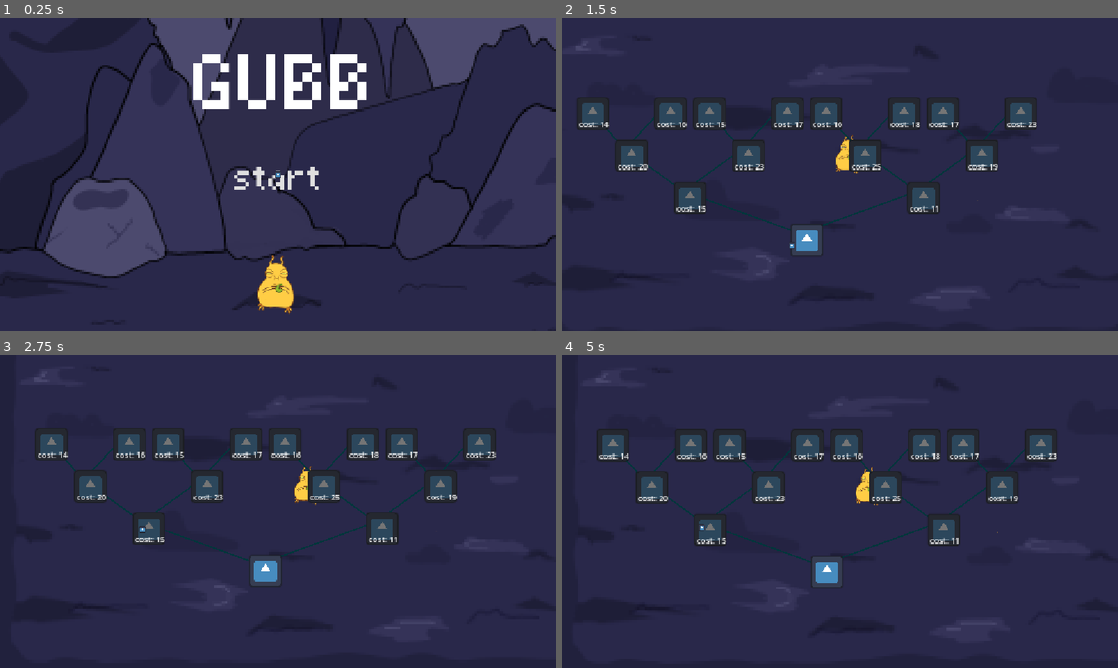
Above: before the commit, frames 1-4 (two rows, left to right).
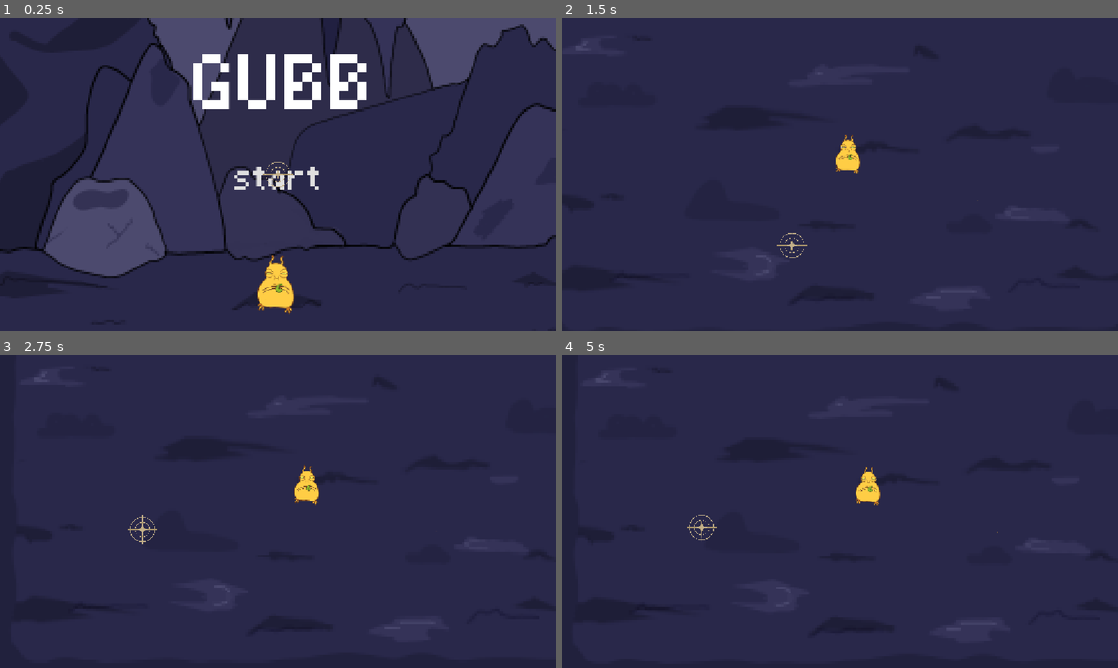
Above: after the commit, the same moments.

Repository: KittyNinjakato/Teenager-Game-Jam
Game: Godot game, scene res://scenes/start menu.tscn
Two runs of this game, one before a commit and one after it. Both use one fixed random seed, a clock stepped at 60 frames per second and the inputs below. The engine's default icon, where the game draws it, is replaced by a stand-in: a white triangle on a blue panel in a dark square.
Inputs (mouse positions are in pixels of both pictures, inside the frame that each line leads up to):
- Up to frame 1 (0.25 s): no input
- Up to frame 2 (1.5 s): click "start" at 0.5 s; click (789, 246) at 1.25 s, where only the run before the commit has a clickable "cost: 0"
- Up to frame 3 (2.75 s): click (144, 530) at 2 s, where only the run before the commit has a clickable "cost: 15"
- Up to frame 4 (5 s): click (945, 527) at 2.75 s, where only the run before the commit has a clickable "cost: 11"; click (778, 570) at 3.5 s, where only the run before the commit has a clickable "cost: 0"; click (701, 527) at 4.25 s, where only the run before the commit has a clickable "cost: 15"

The runs differ from the first frame. In frame 1, less than 0.1% of the frame differs, in the area x 47-53%, y 46-54%; in frame 2, 8.6%; in frame 3, 8.7%; in frame 4, 8.7%, in the area x 6-89%, y 23-75%.

Commit message:
Wave the trees goodbye mice
I moved the skill tree to a separate scene then I made it so when the wave ends it goes onto the skill tree then it moves onto the next wave no bugs so far :) added in the custom cursor

Diff:
--- a/just-a-lil-guy/scenes/game.tscn
+++ b/just-a-lil-guy/scenes/game.tscn
@@ -3,7 +3,6 @@
 [ext_resource type="Script" uid="uid://dxeq2fyn2fpnv" path="res://scrips/game_manager.gd" id="1_lnu2h"]
 [ext_resource type="PackedScene" uid="uid://bkfqgclfoiekq" path="res://scenes/lil_guy.tscn" id="1_uwrxv"]
 [ext_resource type="PackedScene" uid="uid://bvlmnjxvei21u" path="res://scenes/mouse.tscn" id="4_lbhrr"]
-[ext_resource type="PackedScene" uid="uid://dcwe737tdj77v" path="res://scenes/skill_tree_ui.tscn" id="5_iywne"]
 [ext_resource type="Texture2D" uid="uid://cndea4bvxmbkd" path="res://sprites/Backround.webp" id="6_p57ef"]
 [ext_resource type="Script" uid="uid://ct8iulp3cut4d" path="res://scrips/enemy_spawner.gd" id="6_u5sy4"]
 
@@ -35,10 +34,6 @@
 z_index = 15
 position = Vector2(605, 327)
 
-[node name="Skill_tree" parent="." unique_id=1363677048 instance=ExtResource("5_iywne")]
-z_index = 6
-scale = Vector2(0.84000015, 0.84000015)
-
 [node name="Background" type="Sprite2D" parent="." unique_id=2134358458]
 z_index = -1000
 position = Vector2(570, 330)
--- a/just-a-lil-guy/scenes/mouse.tscn
+++ b/just-a-lil-guy/scenes/mouse.tscn
@@ -1,10 +1,10 @@
 [gd_scene format=3 uid="uid://bvlmnjxvei21u"]
 
 [ext_resource type="Script" uid="uid://d167xkjq1sc7x" path="res://scrips/mouse (2).gd" id="1_ouscy"]
-[ext_resource type="Texture2D" uid="uid://co4q240n8twch" path="res://icon.svg" id="1_xa71f"]
+[ext_resource type="Texture2D" uid="uid://3fshb30grvyq" path="res://sprites/Untitled27_20260824152422 (1).png" id="1_xa71f"]
 
 [node name="Sprite2D" type="Sprite2D" unique_id=851941238]
-scale = Vector2(0.1, 0.1)
+scale = Vector2(0.03, 0.03)
 texture = ExtResource("1_xa71f")
 script = ExtResource("1_ouscy")
 
--- a/just-a-lil-guy/scenes/skill_tree_ui.tscn
+++ b/just-a-lil-guy/scenes/skill_tree_ui.tscn
@@ -1,23 +1,31 @@
 [gd_scene format=3 uid="uid://dcwe737tdj77v"]
 
+[ext_resource type="Script" uid="uid://c8rphqdna1b7s" path="res://scrips/skill_tree_ui.gd" id="1_3mrnv"]
 [ext_resource type="PackedScene" uid="uid://sukhug7s0m7w" path="res://scenes/Skill_button.tscn" id="1_4h77i"]
+[ext_resource type="Texture2D" uid="uid://cqw2s2ynlhhsu" path="res://sprites/FEBE23D5-A7E1-4920-A9E0-1B4EFCFDBADB.png" id="2_0u12c"]
+[ext_resource type="FontFile" uid="uid://dw2k07uysqtkx" path="res://sprites/quaver.ttf" id="4_8jy26"]
+[ext_resource type="PackedScene" uid="uid://bvlmnjxvei21u" path="res://scenes/mouse.tscn" id="5_8jy26"]
+
+[sub_resource type="StyleBoxEmpty" id="StyleBoxEmpty_sndja"]
+
+[sub_resource type="StyleBoxEmpty" id="StyleBoxEmpty_p2wyf"]
+
+[sub_resource type="StyleBoxEmpty" id="StyleBoxEmpty_koa3u"]
+
+[sub_resource type="StyleBoxEmpty" id="StyleBoxEmpty_rox6t"]
+
+[sub_resource type="StyleBoxEmpty" id="StyleBoxEmpty_p0y70"]
 
 [node name="Skill_tree" type="Control" unique_id=1363677048]
 layout_mode = 3
 anchors_preset = 15
 anchor_right = 1.0
 anchor_bottom = 1.0
+offset_top = -86.0
+offset_bottom = -86.0
 grow_horizontal = 2
 grow_vertical = 2
-
-[node name="Panel" type="Panel" parent="." unique_id=1817128386]
-layout_mode = 1
-anchors_preset = 15
-anchor_right = 1.0
-anchor_bottom = 1.0
-grow_horizontal = 2
-grow_vertical = 2
-mouse_filter = 2
+script = ExtResource("1_3mrnv")
 
 [node name="skill_button_1" parent="." unique_id=1275878595 instance=ExtResource("1_4h77i")]
 layout_mode = 0
@@ -424,3 +432,33 @@
 text = "cost: 23"
 horizontal_alignment = 2
 vertical_alignment = 2
+
+[node name="Febe23d5A7e14920A9e01b4efcfdbadb" type="Sprite2D" parent="." unique_id=634973827]
+z_index = -1000
+position = Vector2(586, 405)
+scale = Vector2(0.7, 0.7)
+texture = ExtResource("2_0u12c")
+
+[node name="Next wave" type="Button" parent="." unique_id=1034035579]
+layout_mode = 0
+offset_left = 814.0
+offset_top = 672.0
+offset_right = 1214.0
+offset_bottom = 744.0
+theme_override_colors/font_pressed_color = Color(0.6666667, 0.5568628, 0.7411765, 1)
+theme_override_colors/font_hover_color = Color(0.4, 0.3019608, 0.46666667, 1)
+theme_override_colors/font_hover_pressed_color = Color(0.4, 0.3019608, 0.46666667, 1)
+theme_override_fonts/font = ExtResource("4_8jy26")
+theme_override_font_sizes/font_size = 40
+theme_override_styles/normal = SubResource("StyleBoxEmpty_sndja")
+theme_override_styles/pressed = SubResource("StyleBoxEmpty_p2wyf")
+theme_override_styles/hover = SubResource("StyleBoxEmpty_koa3u")
+theme_override_styles/disabled = SubResource("StyleBoxEmpty_rox6t")
+theme_override_styles/focus = SubResource("StyleBoxEmpty_p0y70")
+text = "next wave?"
+
+[node name="Mouse" parent="." unique_id=851941238 instance=ExtResource("5_8jy26")]
+z_index = 4096
+position = Vector2(576.99994, 413.99997)
+
+[connection signal="pressed" from="Next wave" to="." method="_on_next_wave_pressed"]
--- a/just-a-lil-guy/scenes/start menu.tscn
+++ b/just-a-lil-guy/scenes/start menu.tscn
@@ -155,7 +155,8 @@
 offset_bottom = 58.0
 grow_horizontal = 2
 grow_vertical = 2
-theme_override_colors/font_hover_color = Color(0.40154216, 0.3025479, 0.46478844, 1)
+theme_override_colors/font_pressed_color = Color(0.6666667, 0.5568628, 0.7411765, 1)
+theme_override_colors/font_hover_color = Color(0.4, 0.3019608, 0.46666667, 1)
 theme_override_colors/font_hover_pressed_color = Color(0.4, 0.3019608, 0.46666667, 1)
 theme_override_fonts/font = ExtResource("1_1cst2")
 theme_override_font_sizes/font_size = 64
--- a/just-a-lil-guy/scrips/enemy_spawner.gd
+++ b/just-a-lil-guy/scrips/enemy_spawner.gd
@@ -15,6 +15,8 @@
 		Global.wave_end = false
 	#the wave we are on is increased
 		Global.wave_num += 1
+		get_tree().change_scene_to_file("res://scenes/skill_tree_ui.tscn")
+
 
 
 	#if the amount of slimes is less then how many there should be
--- /dev/null
+++ b/just-a-lil-guy/scrips/skill_tree_ui.gd
@@ -0,0 +1,5 @@
+extends Control
+
+
+func _on_next_wave_pressed():#returns the player back to the game
+	get_tree().change_scene_to_file("res://scenes/game.tscn")
Not shown, added: just-a-lil-guy/scrips/skill_tree_ui.gd.uid
Binary file added: just-a-lil-guy/sprites/Untitled27_20260824152422 (1).png
Not shown, added: just-a-lil-guy/sprites/Untitled27_20260824152422 (1).png.import
